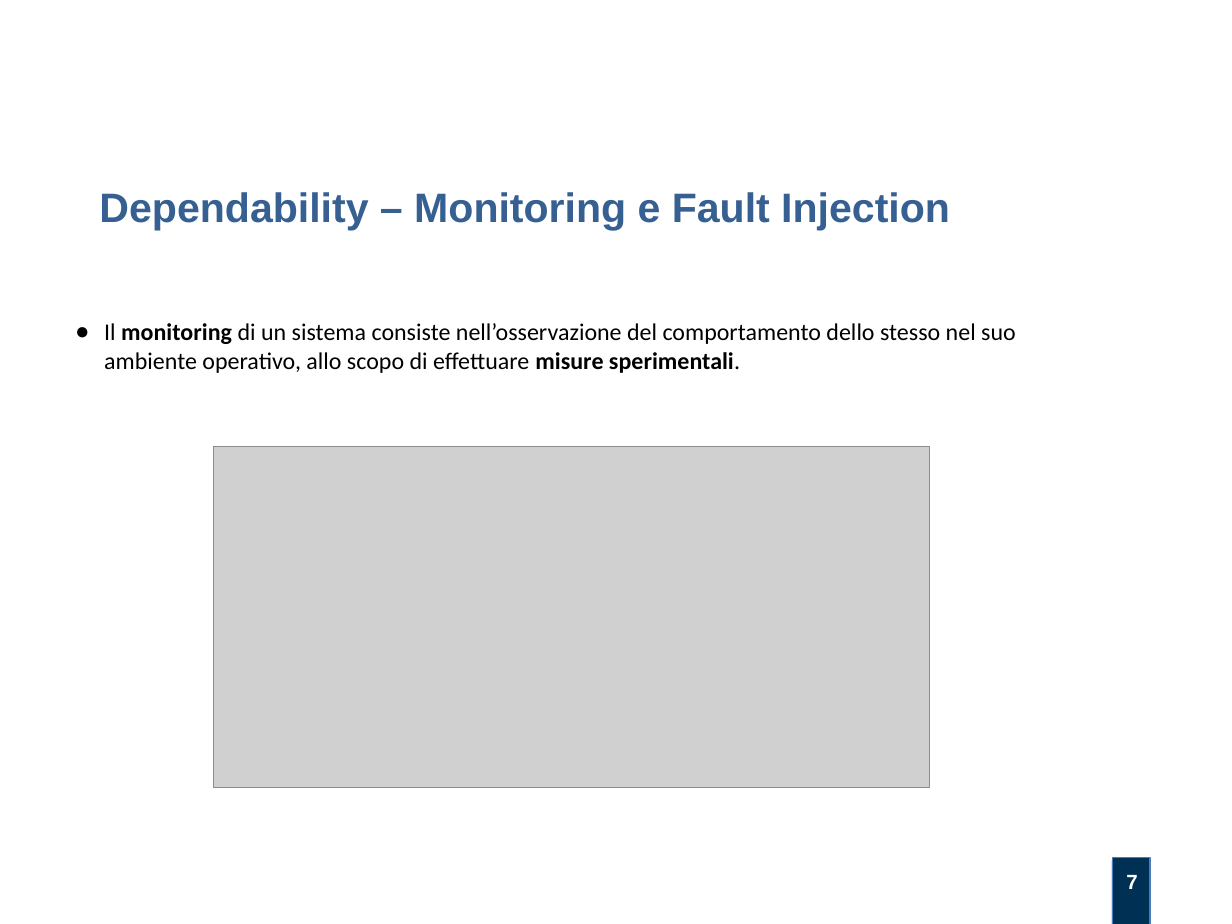
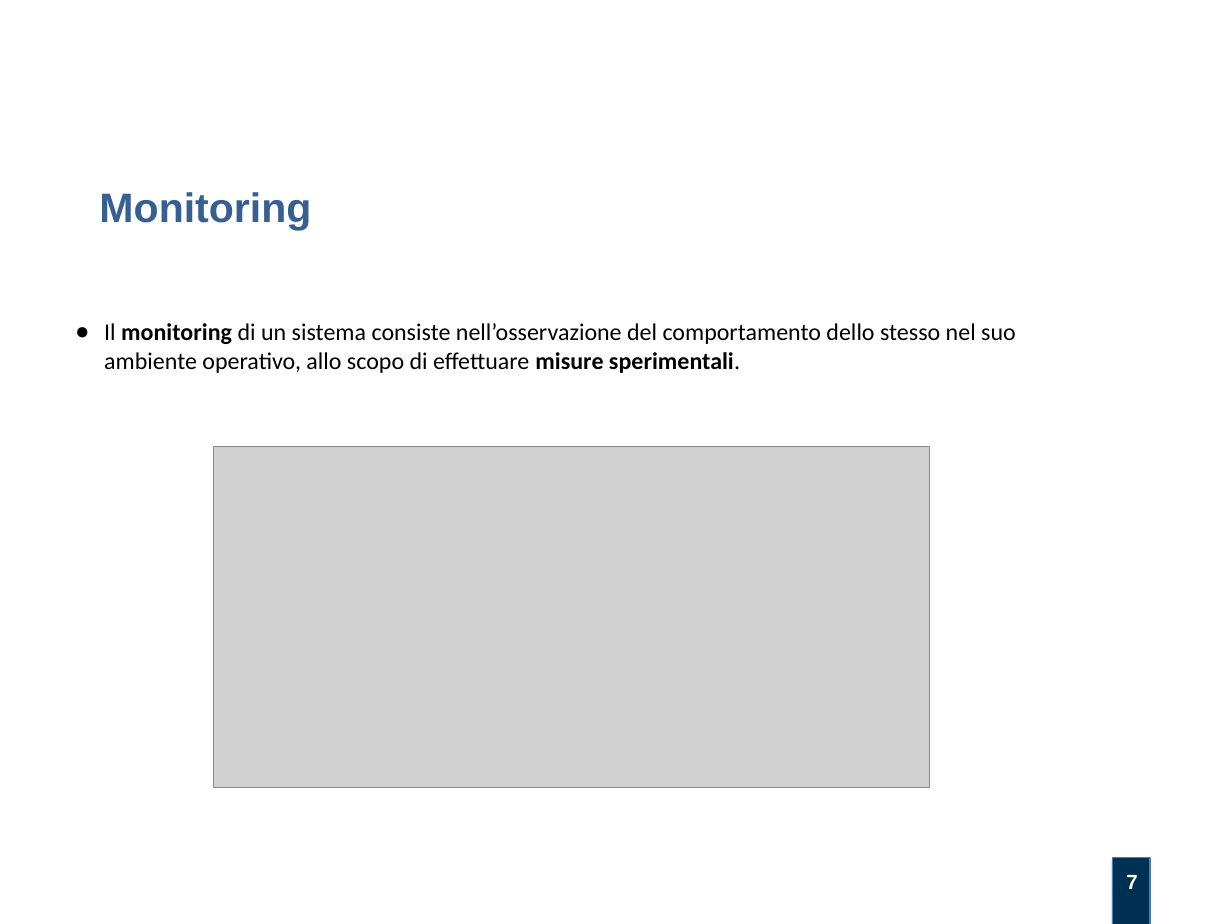
Before and after one commit to alexfoglia1/thesis, a slide deck: slide 7 of Slides/slides.odp. Drawn at 1232x924 pixels with LibreOffice and Linux fonts; fonts in the diff are those of the drawing; grey boxes stand for pictures; background and template pictures are left out. Boxes give left, top, right and bottom in pixels: in the first picture for what was removed or moved away, otherwise in the second. Text is boxed around its words. In the diff, an @@ line names an element or a change of style, - is before the commit and + after.

```diff
--- a/Slides/slides.odp
+++ b/Slides/slides.odp
@@ text at (99,192,311,231): text changed @@
-Dependability – Monitoring e Fault Injection
+Monitoring
```
Also in this commit, not shown: 3 other slides changed, 5 slides added, 10 other files.
